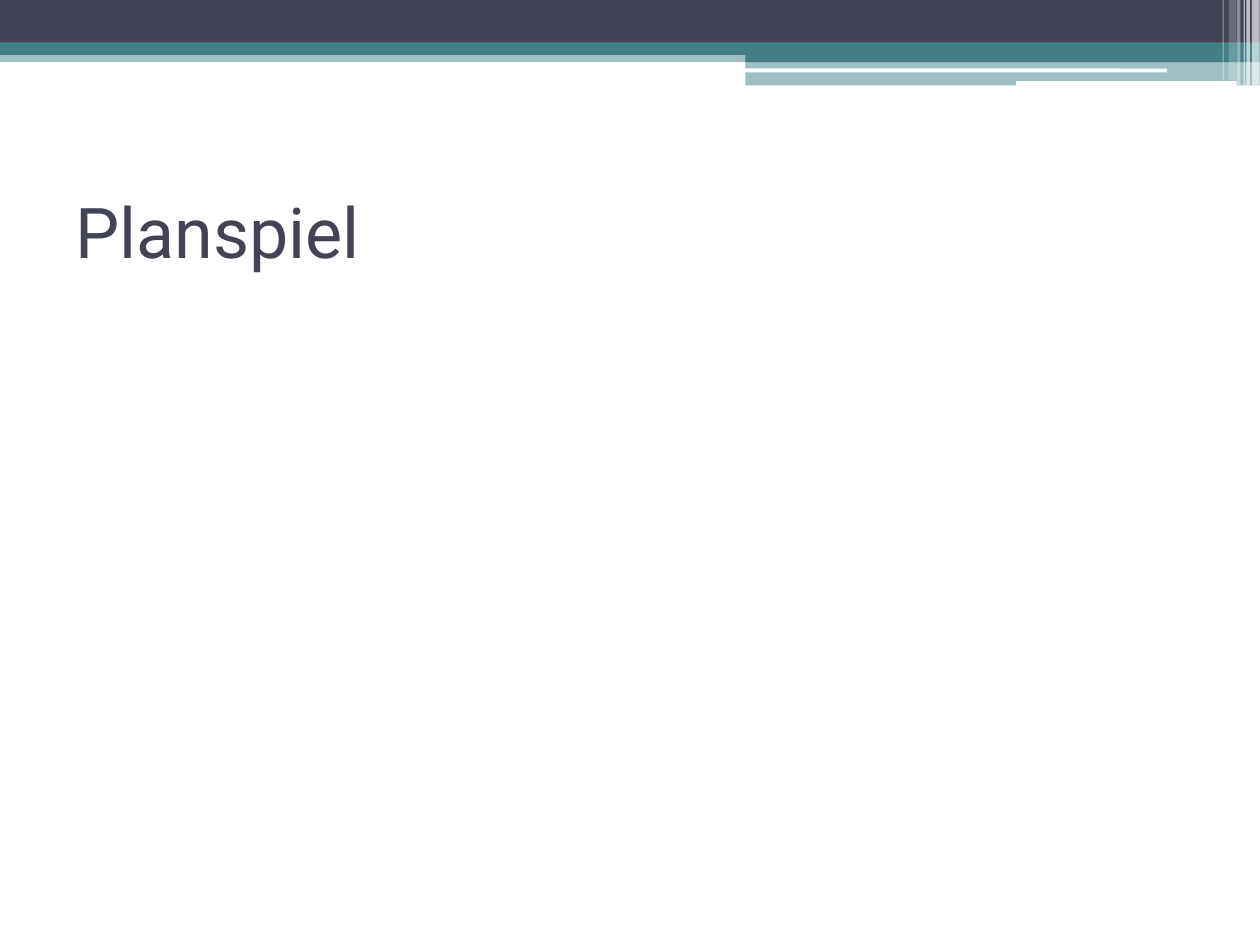
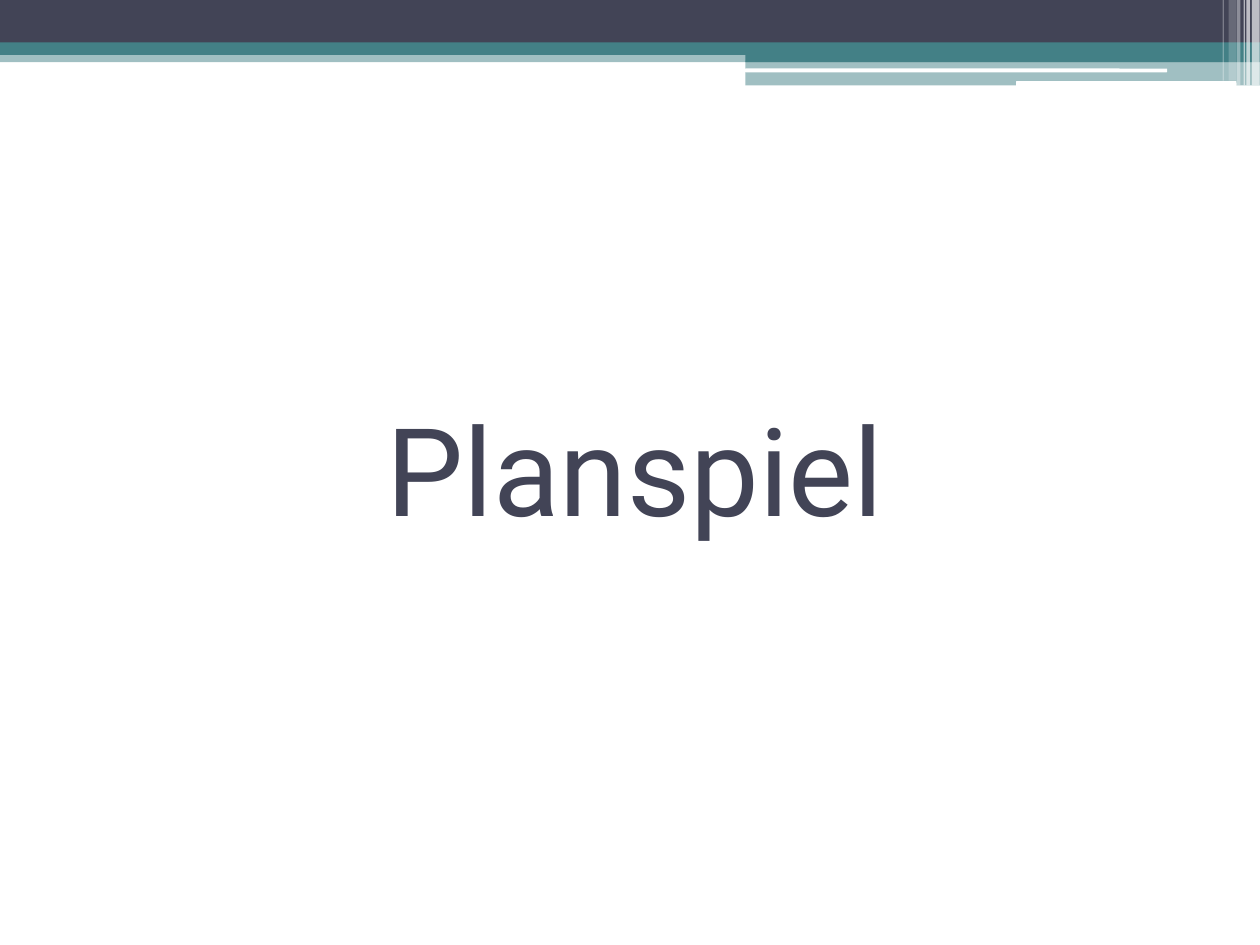
Before and after one commit to sven2101/IBSys2, a slide deck: slide 5 of Manual/Supply Chain Manager.pptx (slide 3 before the commit). Drawn at 1260x945 pixels with LibreOffice and Linux fonts; fonts in the diff are those of the drawing. Boxes give left, top, right and bottom in pixels: in the first picture for what was removed or moved away, otherwise in the second. Text is boxed around its words. In the diff, an @@ line names an element or a change of style, - is before the commit and + after.

```diff
--- a/Manual/Supply Chain Manager.pptx
+++ b/Manual/Supply Chain Manager.pptx
@@ title "Planspiel" moved from (x1=75, y1=205, x2=359, y2=273) to (x1=386, y1=424, x2=883, y2=541) @@
@@ title "Planspiel" at (x1=386, y1=424, x2=883, y2=541): size 40 to 70 pt; alignment left to centre @@
```
Also in this commit, not shown: 1 other slide changed, 9 slides added, 1 slide removed, 16 other files.
